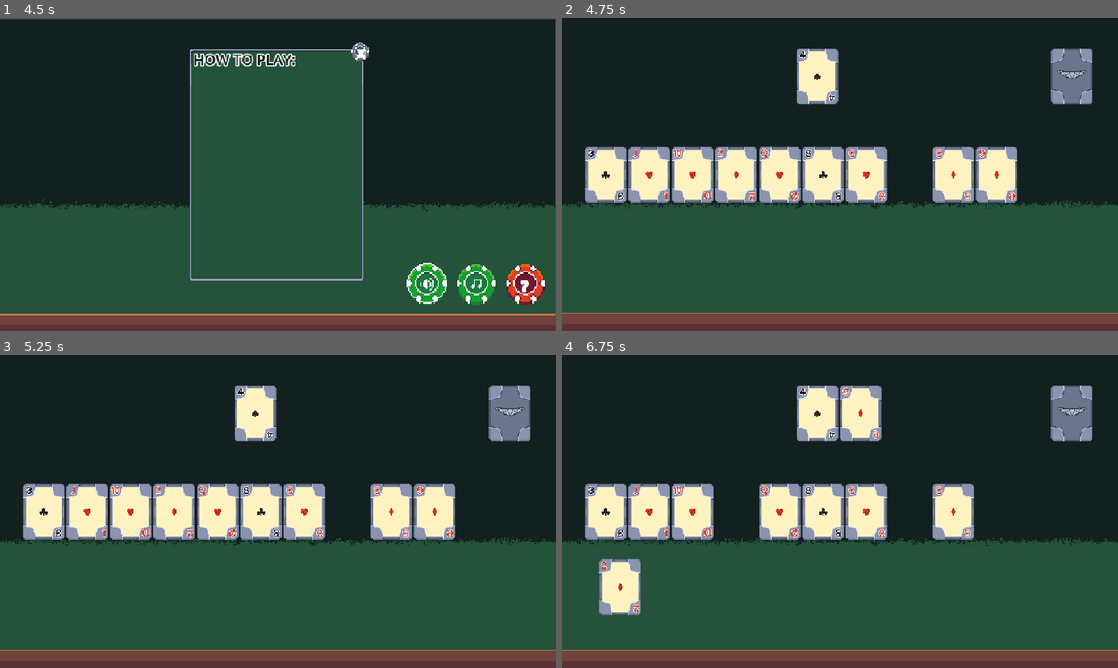
Above: before the commit, frames 1-4 (two rows, left to right).
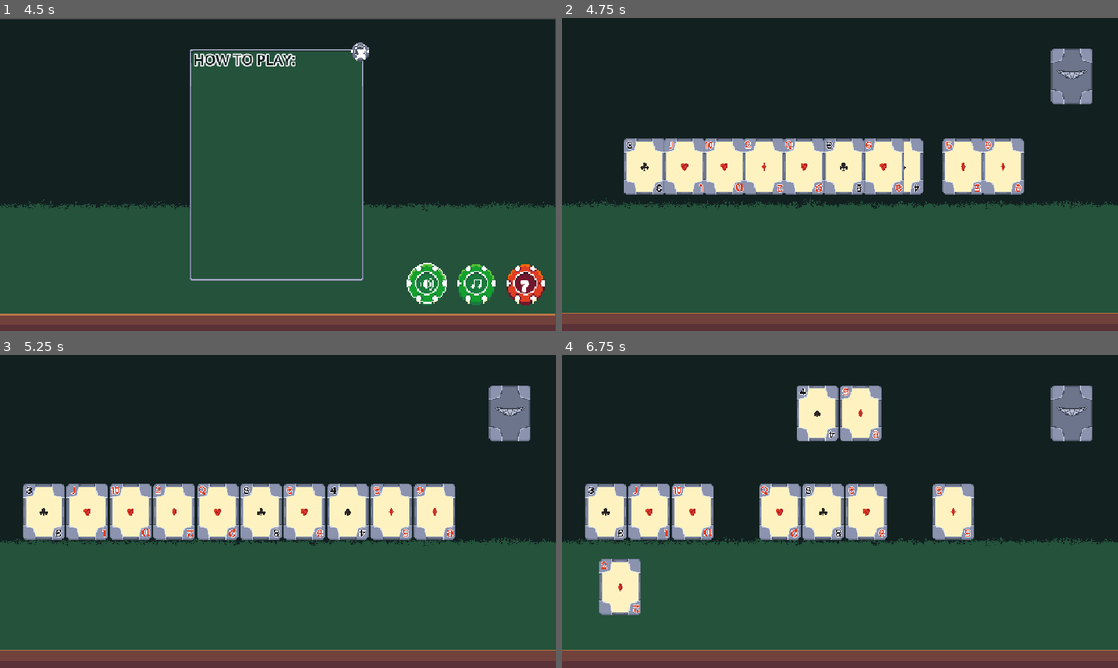
Above: after the commit, the same moments.

Repository: RajwolChapagain/IEEE-Game-Jam
Game: Godot game, scene res://scenes/start_game_ui.tscn
Same seed, same stepped clock (60 frames per second), same inputs: the game is played once before the commit and once after it.
Inputs (mouse positions are in pixels of both pictures, inside the frame that each line leads up to):
- Up to frame 1 (4.5 s): click (278, 165) at 0.5 s; click (278, 165) at 1.25 s; click "?" at 2 s; click "?" at 2.75 s; click "?" at 3.5 s; click (428, 284) at 4.25 s
- Up to frame 2 (4.75 s): no input
- Up to frame 3 (5.25 s): move the mouse to (511, 414) at 5.02 s; press the mouse at (511, 414) at 5.03 s
- Up to frame 4 (6.75 s): tap Enter at 5.75 s; release the mouse at (1073, 414) at 5.78 s; click (1073, 414) at 5.85 s; tap Space at 6.5 s; move the mouse to (734, 511) at 6.52 s; press the mouse at (734, 511) at 6.53 s

Frame 1 is identical in both runs. In frame 2, 12% of the frame differs, in the area x 4-84%, y 9-60%; in frame 3, 2.6%; in frame 4, nothing differs.
Error in both runs: Cannot call method 'change_scene_to_file' on a null value. (res://scripts/menu_buttons.gd:31)

Commit message:
Update game.gd
Changed position snapping to tween

Diff:
--- a/scripts/game.gd
+++ b/scripts/game.gd
@@ -23,7 +23,8 @@
 		dealt_card.append(deck.deck[i])
 		dealt_card[i].card_clicked.connect(_on_card_clicked)
 		dealt_card[i].face_up = true
-		dealt_card[i].global_position = dealt_positions[i].global_position
+		var tween = create_tween()
+		tween.tween_property(dealt_card[i],"global_position",dealt_positions[i].global_position,0.2)
 		dealt_card[i].update_card()
 
 func enemy_turn():
